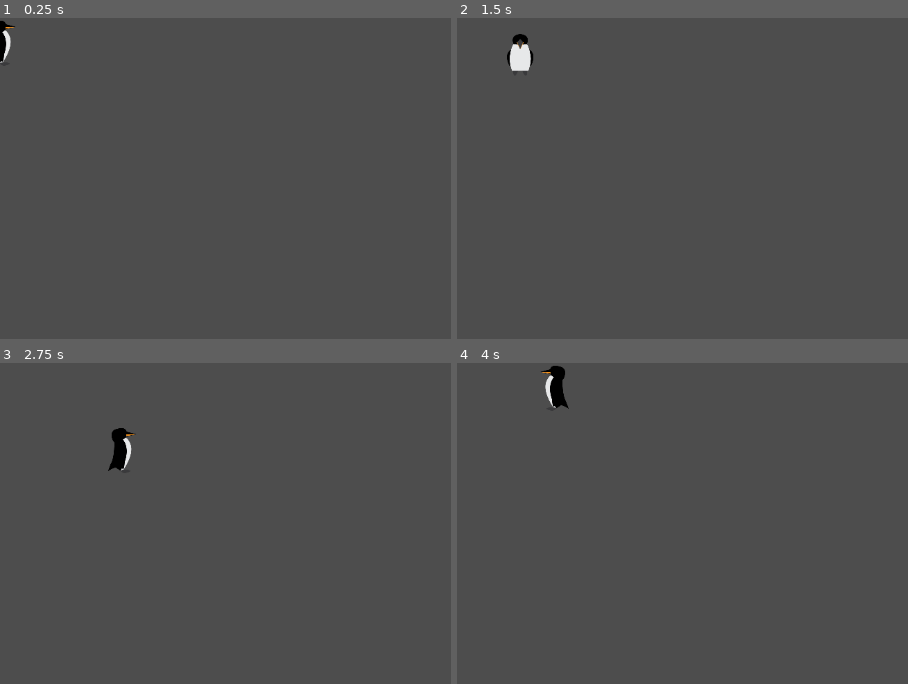
Above: before the commit, frames 1-4 (two rows, left to right).
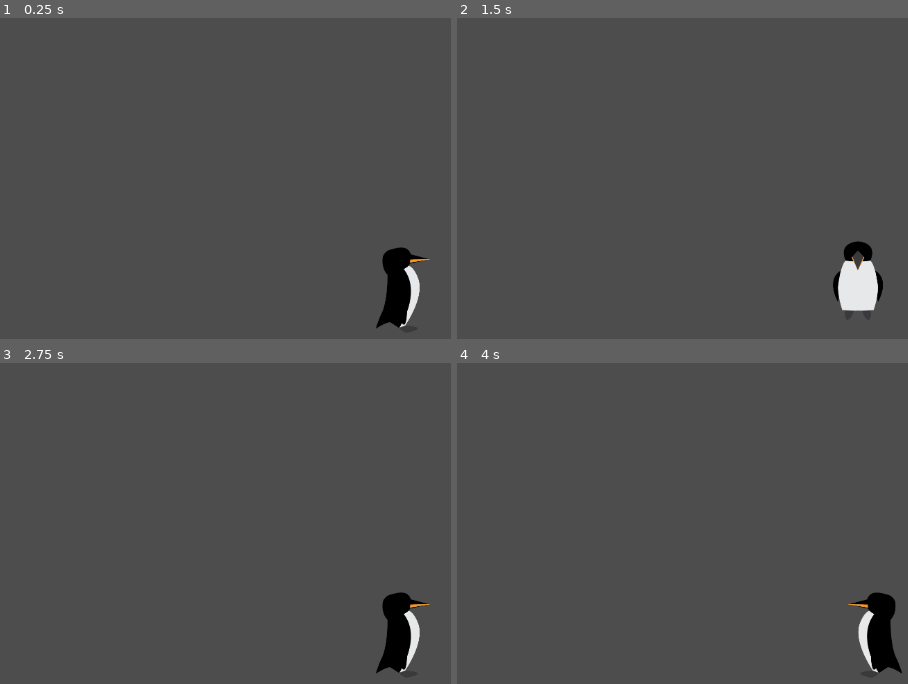
Above: after the commit, the same moments.

Repository: gkdjldgs/Wintergame9
Game: Godot game, scene res://actual_penguin.tscn
Two runs of this game, one before a commit and one after it. Both use one fixed random seed, a clock stepped at 60 frames per second and the inputs below.
Inputs:
- Up to frame 1 (0.25 s): no input
- Up to frame 2 (1.5 s): tap Enter at 0.5 s; hold D (right) 0.53-1.28 s; tap Alt at 0.6 s; hold S (back) from 1.28 s (still down); tap Shift at 1.35 s
- Up to frame 3 (2.75 s): release S (back) at 2.03 s; hold D (right) from 2.03 s (still down); tap Alt at 2.1 s
- Up to frame 4 (4 s): release D (right) at 2.78 s; hold W (forward) 2.78-3.53 s; tap Shift at 2.85 s; hold A (left) from 3.53 s (still down); tap Alt at 3.6 s

The runs differ from the first frame. In frame 1, 1.9% of the frame differs, in the area x 0-96%, y 0-97%; in frame 2, 2.2%, in the area x 11-95%, y 4-92%; in frame 3, 2.1%; in frame 4, 2.1%.

Commit message:
Snow and other stuff
Wow I watched a tutorial to add a snow particle effect using the gpu particle effect generator that works pretty well. And i spent like 2 hours drawing water but it looks nice so thats cool

Diff:
--- a/actual_penguin.tscn
+++ b/actual_penguin.tscn
@@ -104,3 +104,6 @@
 libraries = {
 &"": SubResource("AnimationLibrary_s7myu")
 }
+
+[node name="Camera2D" type="Camera2D" parent="."]
+zoom = Vector2(1.885, 1.885)
--- /dev/null
+++ b/main.tscn
@@ -0,0 +1,90 @@
+[gd_scene load_steps=5 format=3 uid="uid://coir2sg72qby0"]
+
+[ext_resource type="PackedScene" uid="uid://u22bg6m3sgeg" path="res://snow.tscn" id="1_ig7tw"]
+[ext_resource type="Texture2D" uid="uid://1rkpg6gwr226" path="res://images/wateranimated-ezgif.com-gif-to-sprite-converter.png" id="2_0xm2m"]
+
+[sub_resource type="TileSetAtlasSource" id="TileSetAtlasSource_h2yge"]
+texture = ExtResource("2_0xm2m")
+texture_region_size = Vector2i(267, 267)
+0:0/0 = 0
+4:13/0 = 0
+1:0/0 = 0
+2:0/0 = 0
+3:0/0 = 0
+4:0/0 = 0
+4:1/0 = 0
+3:1/0 = 0
+2:1/0 = 0
+1:1/0 = 0
+0:1/0 = 0
+0:2/0 = 0
+1:2/0 = 0
+2:2/0 = 0
+3:2/0 = 0
+4:2/0 = 0
+4:3/0 = 0
+3:3/0 = 0
+2:3/0 = 0
+1:3/0 = 0
+0:3/0 = 0
+0:4/0 = 0
+1:4/0 = 0
+2:4/0 = 0
+3:4/0 = 0
+4:4/0 = 0
+4:5/0 = 0
+3:5/0 = 0
+2:5/0 = 0
+1:5/0 = 0
+0:5/0 = 0
+0:6/0 = 0
+1:6/0 = 0
+2:6/0 = 0
+3:6/0 = 0
+4:6/0 = 0
+4:7/0 = 0
+3:7/0 = 0
+3:8/0 = 0
+2:8/0 = 0
+2:7/0 = 0
+1:7/0 = 0
+0:7/0 = 0
+0:8/0 = 0
+0:9/0 = 0
+1:9/0 = 0
+2:9/0 = 0
+3:9/0 = 0
+4:9/0 = 0
+4:8/0 = 0
+1:8/0 = 0
+2:10/0 = 0
+3:10/0 = 0
+4:10/0 = 0
+4:11/0 = 0
+3:11/0 = 0
+3:12/0 = 0
+2:12/0 = 0
+2:13/0 = 0
+3:13/0 = 0
+4:12/0 = 0
+1:12/0 = 0
+1:13/0 = 0
+0:12/0 = 0
+1:11/0 = 0
+2:11/0 = 0
+1:10/0 = 0
+0:10/0 = 0
+0:11/0 = 0
+0:13/0 = 0
+
+[sub_resource type="TileSet" id="TileSet_ig7tw"]
+sources/0 = SubResource("TileSetAtlasSource_h2yge")
+
+[node name="Node2D" type="Node2D"]
+
+[node name="Snowgenerator" parent="." instance=ExtResource("1_ig7tw")]
+position = Vector2(581, -38)
+
+[node name="TileMap" type="TileMap" parent="."]
+tile_set = SubResource("TileSet_ig7tw")
+format = 2
--- /dev/null
+++ b/snow.tscn
@@ -0,0 +1,37 @@
+[gd_scene load_steps=5 format=3 uid="uid://u22bg6m3sgeg"]
+
+[ext_resource type="PackedScene" uid="uid://ciw52kvx5ymnm" path="res://actual_penguin.tscn" id="1_nqr5d"]
+
+[sub_resource type="Gradient" id="Gradient_ov2c2"]
+colors = PackedColorArray(1, 1, 1, 1, 1, 1, 1, 0)
+
+[sub_resource type="GradientTexture1D" id="GradientTexture1D_nqr5d"]
+gradient = SubResource("Gradient_ov2c2")
+
+[sub_resource type="ParticleProcessMaterial" id="ParticleProcessMaterial_ov2c2"]
+particle_flag_disable_z = true
+emission_shape = 3
+emission_box_extents = Vector3(600, 50, 1)
+gravity = Vector3(0, 40, 0)
+radial_accel_min = -1.0000023
+radial_accel_max = -1.0000023
+damping_min = 5.0
+damping_max = 5.0
+scale_min = 2.0
+scale_max = 5.0
+color_ramp = SubResource("GradientTexture1D_nqr5d")
+collision_mode = 1
+collision_friction = 1.0
+collision_bounce = 0.0
+
+[node name="Snowgenerator" type="Node2D"]
+
+[node name="GPUParticles2D" type="GPUParticles2D" parent="."]
+position = Vector2(585, -273)
+amount = 40
+lifetime = 20.0
+speed_scale = 1.35
+process_material = SubResource("ParticleProcessMaterial_ov2c2")
+
+[node name="Penguin" parent="." instance=ExtResource("1_nqr5d")]
+position = Vector2(597, 298)
Binary file added: images/wateranimated-ezgif.com-gif-to-sprite-converter.png
Not shown, added: images/wateranimated-ezgif.com-gif-to-sprite-converter.png.import
Binary file added: images/wateranimated.gif
